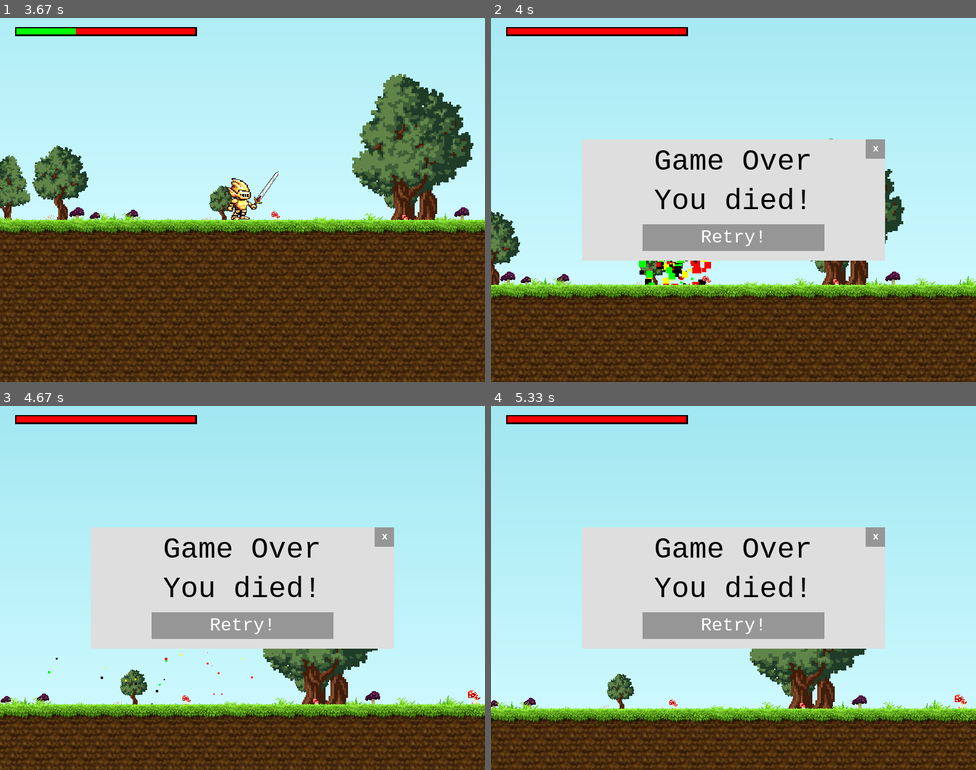
Above: before the commit, frames 1-4 (two rows, left to right).
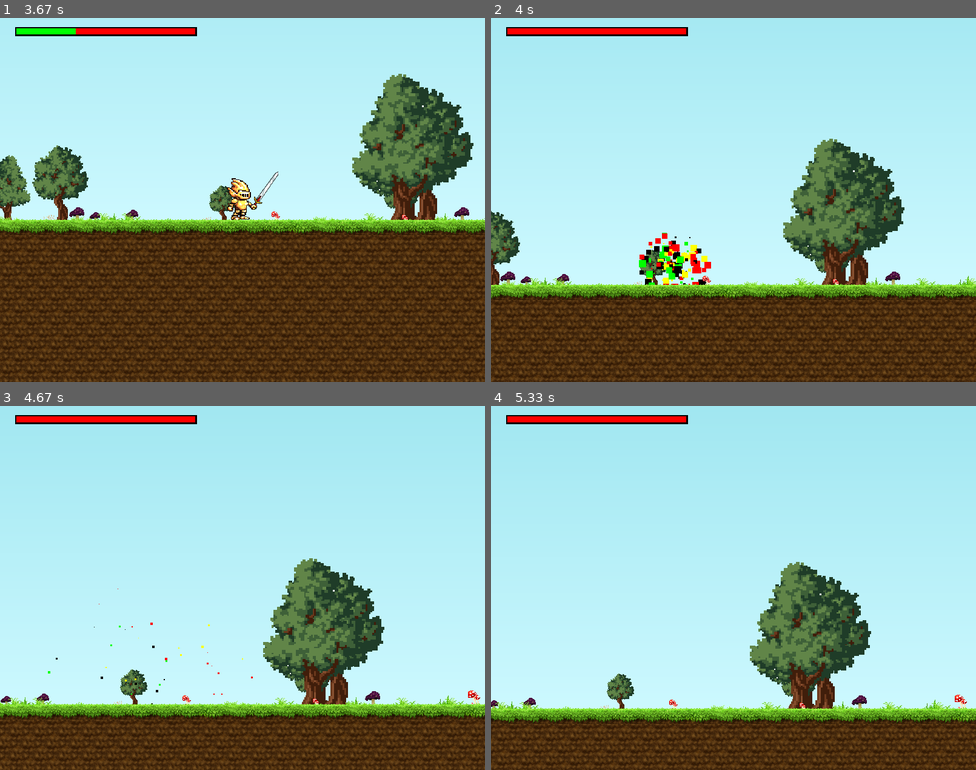
Above: after the commit, the same moments.

Repository: salfk23/2drpg_pygame
Game: pygame game, started from main.py
Same seed, same stepped clock (60 frames per second), same inputs: the game is played once before the commit and once after it.
Inputs (mouse positions are in pixels of both pictures, inside the frame that each line leads up to):
- Up to frame 1 (3.67 s): click (242, 181) at 0.38 s; click (150, 163) at 0.72 s; press the mouse at (242, 229) at 1.03 s; move the mouse to (300, 240) at 1.13 s; release the mouse at (358, 254) at 1.27 s; press the mouse at (383, 87) at 1.37 s; move the mouse to (227, 138) at 1.47 s; release the mouse at (67, 189) at 1.6 s; press the mouse at (242, 229) at 1.7 s; move the mouse to (208, 178) at 1.8 s; release the mouse at (174, 123) at 1.93 s; press the mouse at (242, 181) at 2.03 s; move the mouse to (218, 221) at 2.13 s; release the mouse at (194, 258) at 2.27 s; tap S at 2.33 s
- Up to frame 2 (4 s): tap S at 3.67 s
- Up to frame 3 (4.67 s): no input
- Up to frame 4 (5.33 s): no input

Frame 1 is identical in both runs. In frame 2, 21% of the frame differs, in the area x 18-82%, y 33-67%; in frame 3, 21%; in frame 4, 21%.

Commit message:
Added Sound at Game over and added Game win view

Diff:
--- a/ui/player.py
+++ b/ui/player.py
@@ -1,3 +1,4 @@
+from threading import Timer
 import pygame
 from game_engine.entities.character import Statusbar
 from game_engine.entities.entity import EntityManager, UIEntity
@@ -5,6 +6,7 @@
 from game_engine.entities.ui import UIButton
 from game_engine.helpers import Colors, Config, IConfigListener, Singleton, Size2D
 
+from assets.sounds import game_over_sound
 
 class PlayerHUDInstance(UIEntity):
   def __init__(self):
@@ -31,7 +33,12 @@
       self.watched.on_death()
 
   def on_death(self):
-    GameOver.instance().show = True
+    def on_death():
+        GameOver.instance().show = True
+        print("You lose!")
+    on_wait = Timer(3,on_death)
+    on_wait.start()
+
 
 
 @Singleton[PlayerHUDInstance]
@@ -107,6 +114,12 @@
       width, height = self.config.screen_dimension
       self.center = (width/2, height/2)
 
+  def on_show_change(self):
+      super().on_show_change()
+      if self.show:
+        pygame.mixer.music.stop()
+        game_over_sound.play()
+
   def config_change_events(self):
       return {
           IConfigListener.SCREEN_DIMENSION: self.on_screen_change
@@ -114,3 +127,94 @@
 @Singleton[GameOverInstance]
 class GameOver(GameOverInstance):
   pass
+
+
+
+
+class GameWinInstance(UIEntity, IConfigListener):
+  def __init__(self):
+      self.config = Config.instance()
+      screen_w, screen_h = self.config.screen_dimension
+      width = 500
+      height = 200
+      super().__init__(
+        pygame.Vector2((screen_w-width)/2,(screen_h-height)/2),
+        (width, height)
+      )
+      self.config.add_listener(self)
+      self.color = Colors.UI
+
+      self.name = "GAME_OVER"
+
+
+      midtop = pygame.Vector2(self.rect.midtop)
+      topright = pygame.Vector2(self.rect.topright)
+      # Type text to the center top of surface as Title
+      font = pygame.font.SysFont("monospace", 48)
+      text = font.render("You win!", True, Colors.BLACK)
+      self.sprite.blit(text, ((width-text.get_width())/2, 10))
+      font = pygame.font.SysFont("monospace", 28)
+      text = font.render("You killed the demon lord!", True, Colors.BLACK)
+      self.sprite.blit(text, ((width-text.get_width())/2, 75))
+
+
+      button_bgcolor = Colors.BUTTON
+      button_font_color = Colors.WHITE
+      button_sprite, button_size = UIButton.center_button_sprite(
+          "X", pygame.font.get_default_font(), 18, button_font_color, button_bgcolor,
+          padding=10, button_size=(-1, -1)
+      )
+      button_exit = UIButton(
+          "BUTTON_EXIT", button_sprite,
+          topright+pygame.Vector2(-button_size.y, 0), (button_size.y, button_size.y)
+      )
+      button_exit.on_pressed = self.button_exit_click
+      self.linked.append(button_exit)
+
+
+      button_sprite, button_size = UIButton.center_button_sprite(
+          "Level Select", "monospace", 30, button_font_color, button_bgcolor,
+          padding=5, button_size=(300, -1))
+      button_exit = UIButton(
+        "BUTTON_LEVEL_SELECT", button_sprite,
+        midtop+pygame.Vector2(-button_size.x/2, 140), button_size)
+      button_exit.on_pressed = self.level_select
+      self.linked.append(button_exit)
+
+  def button_exit_click(self):
+    em = EntityManager.instance()
+    em.hide_all()
+    em.clear()
+    from ui.main_menu import MainMenu
+    MainMenu.instance().show = True
+    self.show = False
+  def level_select(self):
+    self.show = False
+    from ui.level_selector import LevelSelector
+    LevelSelector.instance().show = True
+
+  def game_win_event(self):
+      self.show = True
+      pygame.mixer.music.stop()
+      pygame.mixer.music.load('assets/sounds/main_menu.wav')
+      pygame.mixer.music.play(-1)
+
+
+
+  def on_screen_change(self):
+      width, height = self.config.screen_dimension
+      self.center = (width/2, height/2)
+
+  def on_show_change(self):
+      super().on_show_change()
+      if self.show:
+        pygame.mixer.music.stop()
+        game_over_sound.play()
+
+  def config_change_events(self):
+      return {
+          IConfigListener.SCREEN_DIMENSION: self.on_screen_change
+      }
+@Singleton[GameWinInstance]
+class GameWin(GameWinInstance):
+  pass
--- a/ui/ui.py
+++ b/ui/ui.py
@@ -15,6 +15,7 @@
         LevelSelector.instance(),
         PlayerHUD.instance(),
         GameOver.instance(),
+        GameWin.instance()
     ]
     entity_manager = EntityManager.instance()
     for ui in uis:
